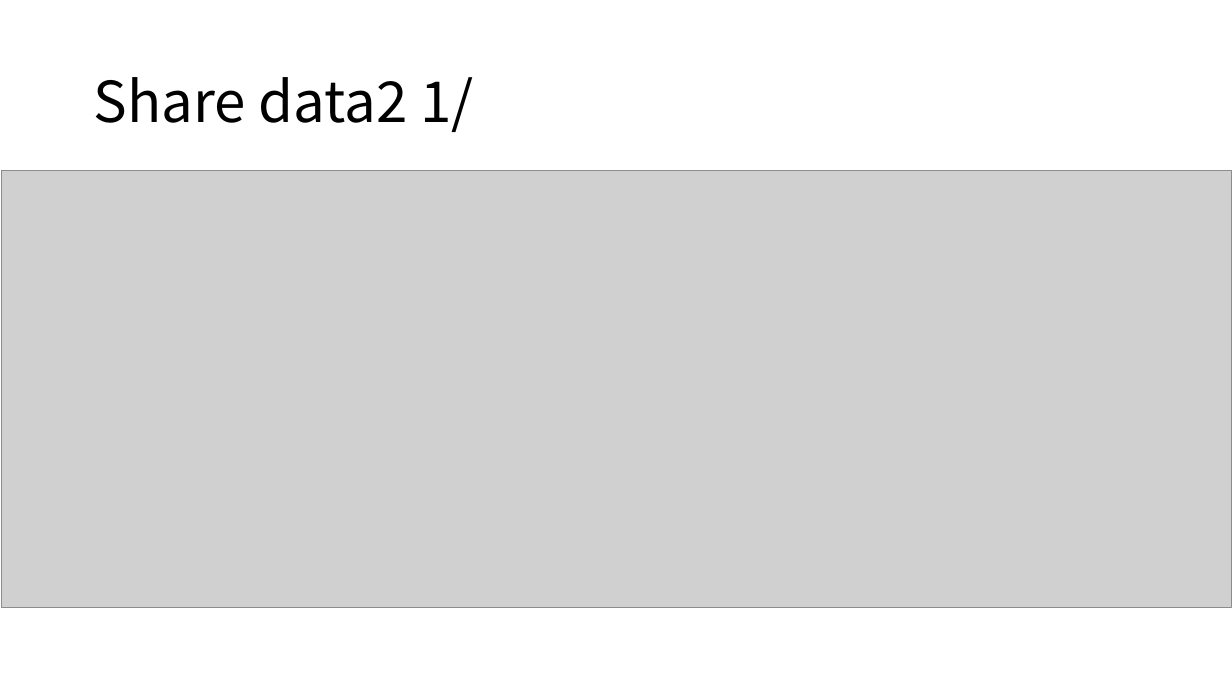
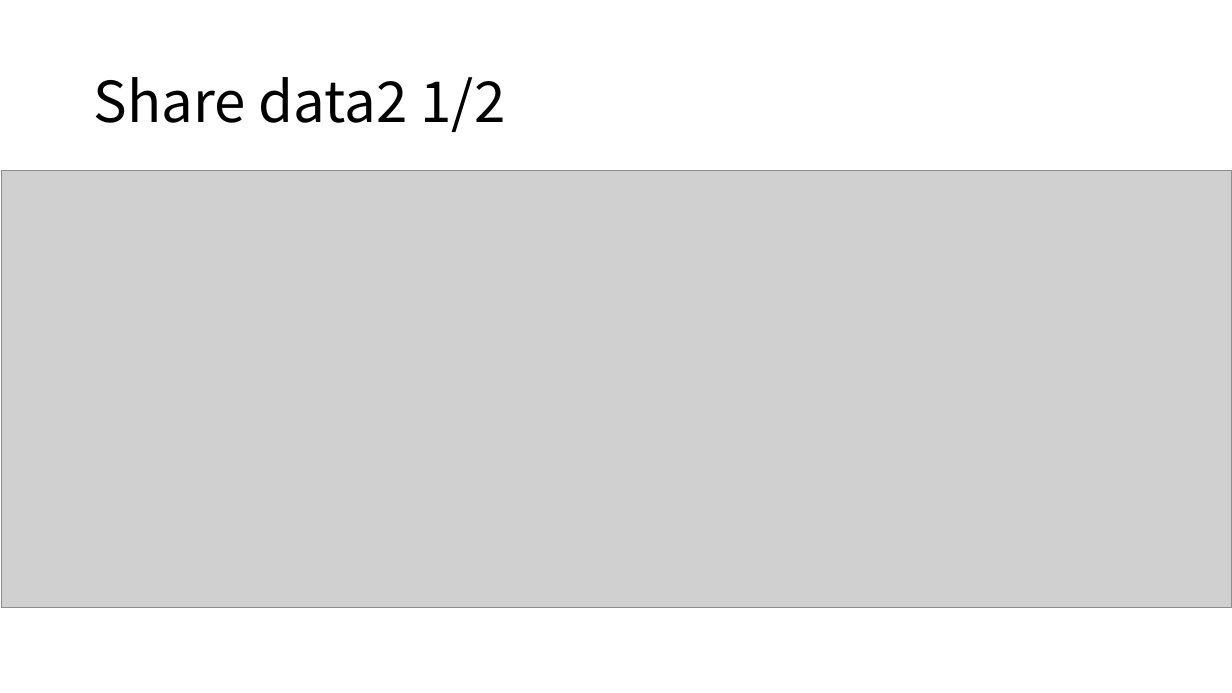
Before and after one commit to Jiarong-L/Thesis2020, a slide deck: slide 20 of Cifar10/TestResults.pptx (slide 19 before the commit). Drawn at 1232x693 pixels with LibreOffice and Linux fonts; fonts in the diff are those of the drawing; grey boxes stand for pictures. Boxes give left, top, right and bottom in pixels: in the first picture for what was removed or moved away, otherwise in the second. Text is boxed around its words. In the diff, an @@ line names an element or a change of style, - is before the commit and + after.

```diff
--- a/Cifar10/TestResults.pptx
+++ b/Cifar10/TestResults.pptx
@@ title at [94,77,506,132]: text changed @@
-Share data2 1/
+Share data2 1/2
```
Also in this commit, not shown: 2 other slides changed, 1 slide added, 2 slides removed, 13 other files.
